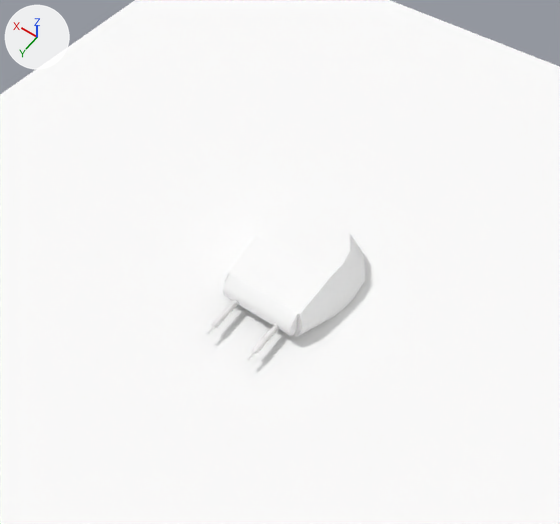
An edit to the Blender file assets_source/pz1b.blend, drawn before and after from the same camera.
Both versions are drawn from a 50 mm lens placed at (-2.28, 3.56, 5.49), pointed at (0.01, 0.35, 0.45). Every picture has the same lights, and +X, +Y and +Z are marked at upper left.

In view in the first picture: 'Plane', 'turret'.
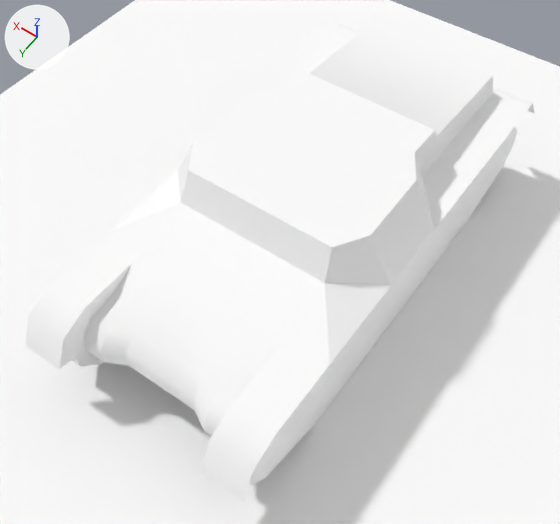
The change, as a list of edits to the scene's bpy script:
```text
Change ob_hull:
    remove ob_hull.hide_render = True
Change ob_turret:
    add ob_turret.hide_render = True
```

Boxes (x1, y1, x2, y2) around the edits, measured in the pictures (560 x 524 px):
'hull', shown: after (25, 24, 535, 500)
'turret', hidden: before (205, 207, 365, 361)
